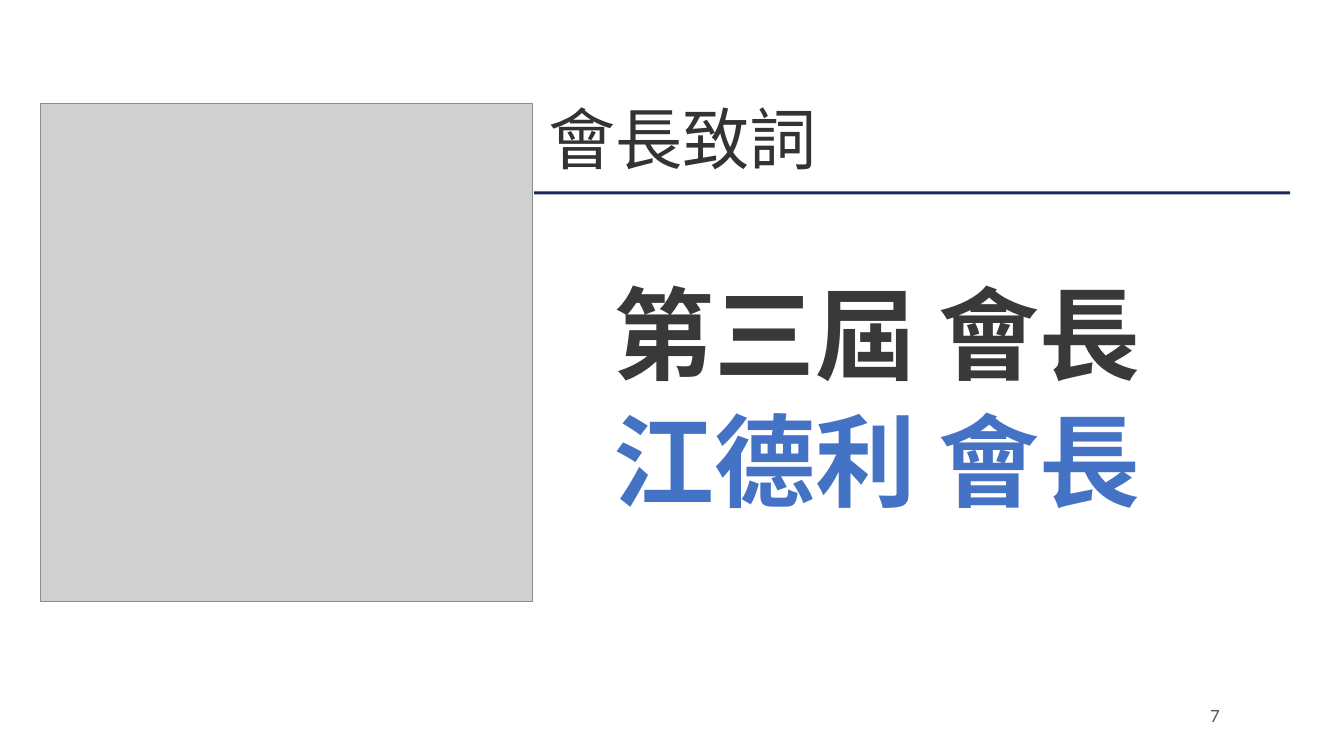
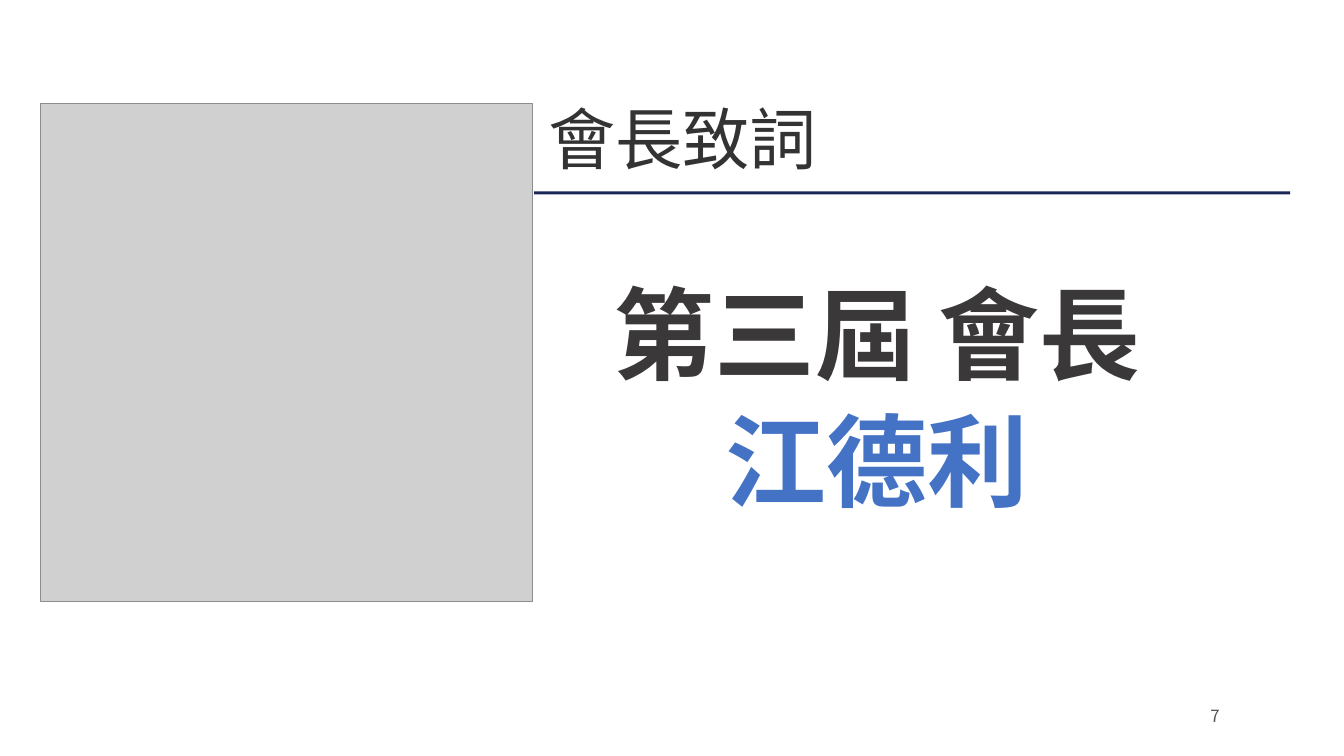
Before and after one commit to Ericliang680928/IAA, a slide deck: slide 7 of 20261204/agm/IAA會員大會簡報_20261204.pptx. Drawn at 1344x756 pixels with LibreOffice and Linux fonts; fonts in the diff are those of the drawing; grey boxes stand for pictures; background and template pictures are left out. Boxes give left, top, right and bottom in pixels: in the first picture for what was removed or moved away, otherwise in the second. Text is boxed around its words. In the diff, an @@ line names an element or a change of style, - is before the commit and + after.

```diff
--- a/20261204/agm/IAA會員大會簡報_20261204.pptx
+++ b/20261204/agm/IAA會員大會簡報_20261204.pptx
@@ text at (726,413,1028,508): text changed; font Lato to Noto Sans CJK SC @@
-江德利 會長
+江德利
```
Also in this commit, not shown: 36 other slides changed, 3 other files.
